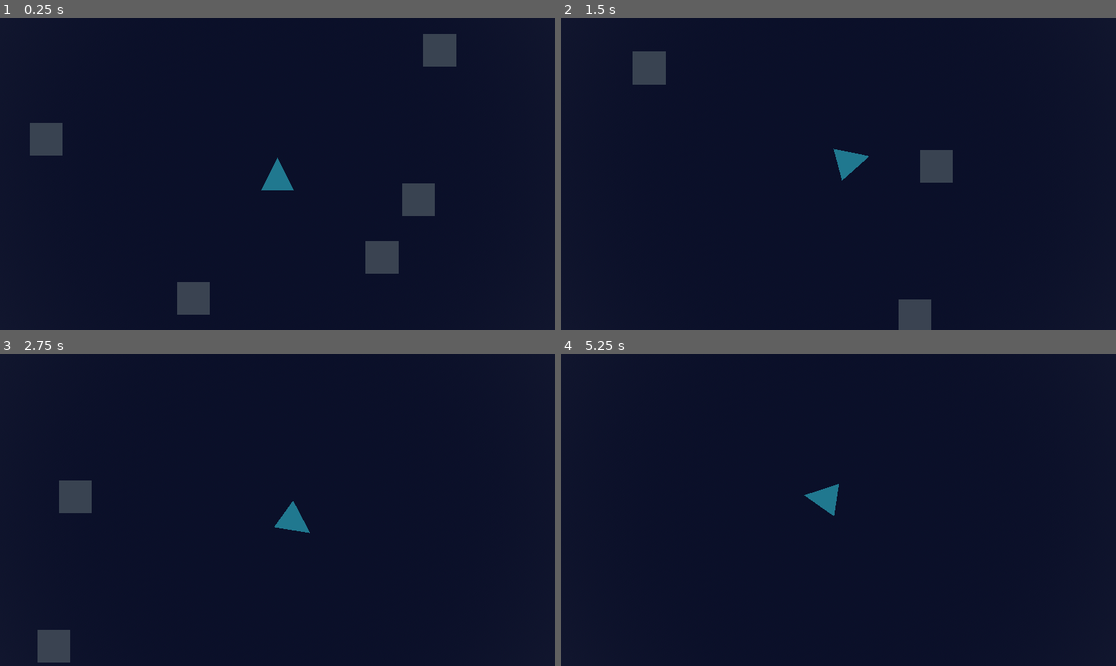
Above: before the commit, frames 1-4 (two rows, left to right).
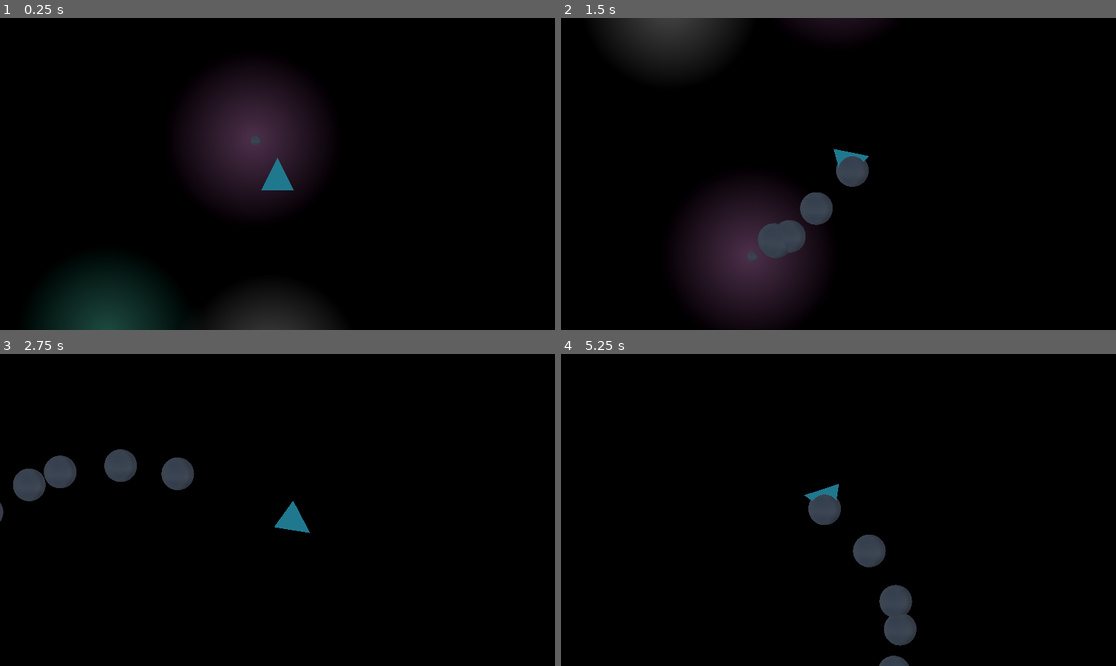
Above: after the commit, the same moments.

Repository: forklovee/SpaceJam2026
Game: Godot game, scene res://main.tscn
Same seed, same stepped clock (60 frames per second), same inputs: the game is played once before the commit and once after it. This scene is started directly instead of the project's main scene.
Inputs:
- Up to frame 1 (0.25 s): no input
- Up to frame 2 (1.5 s): tap Enter (ui_accept) at 0.5, 0.6, 0.77, 1.07, 1.35 s; hold D (Right) 0.53-1.28 s; hold S (Down) from 1.28 s (still down)
- Up to frame 3 (2.75 s): tap Enter (ui_accept) at 1.52, 1.82, 2.1 s; release S (Down) at 2.03 s; hold D (Right) from 2.03 s (still down)
- Up to frame 4 (5.25 s): release D (Right) at 2.78 s; hold W (Up) 2.78-3.53 s; tap Enter (ui_accept) at 2.85, 3.02, 3.32, 3.6, 3.77, 4.07, 4.35, 4.52, 4.82, 5.1 s; hold A (Left) 3.53-5.03 s; hold S (Down) from 5.03 s (still down)

The runs differ from the first frame. In frame 1, 91% of the frame differs, in the area x 0-100%, y 0-100%; in frame 2, 93%; in frame 3, 100%; in frame 4, 100%.

Commit message:
shoot
shoot

Diff:
--- /dev/null
+++ b/Ship/Gun/Bullet.tscn
@@ -0,0 +1,16 @@
+[gd_scene format=3 uid="uid://dr7hss4w17q6r"]
+
+[ext_resource type="Script" uid="uid://d13jij43ge31q" path="res://Ship/Gun/bullet.gd" id="1_hqplu"]
+
+[sub_resource type="SphereShape3D" id="SphereShape3D_hqplu"]
+
+[sub_resource type="SphereMesh" id="SphereMesh_7r6st"]
+
+[node name="Bullet" type="Area3D" unique_id=895270872]
+script = ExtResource("1_hqplu")
+
+[node name="CollisionShape3D" type="CollisionShape3D" parent="." unique_id=941067108]
+shape = SubResource("SphereShape3D_hqplu")
+
+[node name="MeshInstance3D" type="MeshInstance3D" parent="." unique_id=2146594858]
+mesh = SubResource("SphereMesh_7r6st")
--- /dev/null
+++ b/Ship/Gun/bullet.gd
@@ -0,0 +1,10 @@
+extends Area3D
+class_name Bullet3D
+
+
+var velocity:Vector3
+var is_allay=false
+
+
+func _process(delta: float) -> void:
+	self.global_position+=velocity*delta
--- a/Ship/PlayerShip/player_ship.tscn
+++ b/Ship/PlayerShip/player_ship.tscn
@@ -9,3 +9,6 @@
 
 [node name="MeshInstance3D" parent="." index="0" unique_id=1993636732]
 surface_material_override/0 = SubResource("StandardMaterial3D_4ff6c")
+
+[node name="Gun" parent="." index="2" unique_id=1331141947]
+contorl_by_player = true
--- a/Ship/base_ship.tscn
+++ b/Ship/base_ship.tscn
@@ -1,6 +1,8 @@
 [gd_scene format=3 uid="uid://idcyet8cqbav"]
 
 [ext_resource type="Script" uid="uid://cdg783r88enja" path="res://Ship/ship.gd" id="1_wo1jh"]
+[ext_resource type="Script" uid="uid://bty5ejl7c7k30" path="res://Ship/gun.gd" id="2_qsskr"]
+[ext_resource type="PackedScene" uid="uid://dr7hss4w17q6r" path="res://Ship/Gun/Bullet.tscn" id="3_bv82c"]
 
 [sub_resource type="PrismMesh" id="PrismMesh_qsskr"]
 size = Vector3(1, 1, 0.5)
@@ -8,6 +10,9 @@
 [sub_resource type="SphereShape3D" id="SphereShape3D_wo1jh"]
 
 [node name="Ship" type="RigidBody3D" unique_id=1651256213]
+axis_lock_linear_y = true
+axis_lock_angular_x = true
+axis_lock_angular_z = true
 linear_damp = 2.0
 angular_damp = 10.0
 script = ExtResource("1_wo1jh")
@@ -18,3 +23,8 @@
 
 [node name="CollisionShape3D" type="CollisionShape3D" parent="." unique_id=103843045]
 shape = SubResource("SphereShape3D_wo1jh")
+
+[node name="Gun" type="Node3D" parent="." unique_id=1331141947]
+transform = Transform3D(1, 0, 0, 0, 1, 0, 0, 0, 1, 0, 0, -0.5733783)
+script = ExtResource("2_qsskr")
+bullet = ExtResource("3_bv82c")
--- /dev/null
+++ b/Ship/gun.gd
@@ -0,0 +1,22 @@
+extends Node3D
+
+@export var bullet:PackedScene
+@export var bullet_speed:float=1.0
+var b:Bullet3D
+@export var contorl_by_player=false
+#func _ready() -> void:
+#	b=bullet.instantiate()
+
+func spawn():
+	b=bullet.instantiate()
+	Game.level.add_child(b)
+	b.global_position=self.global_position
+	b.velocity=(to_global(Vector3.FORWARD)-to_global(Vector3.ZERO))*bullet_speed
+
+func _process(delta: float) -> void:
+
+	if contorl_by_player:
+		#print("AAAAAAAAAaafff")
+		if Input.is_action_just_pressed("ui_accept"):
+			#print("AAAAAAAAAaa")
+			spawn()
--- a/main.gd
+++ b/main.gd
@@ -4,5 +4,6 @@
 @export var debug_level: PackedScene
 
 func _ready() -> void:
+	assert(debug_level!=null)
 	Game.open_level(debug_level)
 	Game.pc.spawn(Transform3D.IDENTITY, debug_player_ship)
--- a/main.tscn
+++ b/main.tscn
@@ -1,26 +1,8 @@
 [gd_scene format=3 uid="uid://bgpg2dxkc7nmu"]
 
 [ext_resource type="Script" uid="uid://7kdhutqx8guj" path="res://main.gd" id="1_ig7tw"]
-[ext_resource type="PackedScene" uid="uid://idcyet8cqbav" path="res://Ship/base_ship.tscn" id="2_0xm2m"]
-
-[sub_resource type="StandardMaterial3D" id="StandardMaterial3D_4ff6c"]
-albedo_color = Color(0.3372549, 1, 1, 1)
-
-[sub_resource type="PackedScene" id="PackedScene_h2yge"]
-_bundled = {
-"base_scene": 0,
-"conn_count": 0,
-"conns": PackedInt32Array(),
-"editable_instances": [],
-"id_paths": [PackedInt32Array()],
-"names": PackedStringArray("PlayerShip", "MeshInstance3D", "surface_material_override/0"),
-"node_count": 2,
-"node_ids": PackedInt32Array(1525440035, 1993636732),
-"node_paths": [NodePath(".")],
-"nodes": PackedInt32Array(-1, -1, 2147483647, 0, -1, 0, 0, 1073741824, -1, 2147483647, 262145, -1, 1, 2, 1, 0),
-"variants": [ExtResource("2_0xm2m"), SubResource("StandardMaterial3D_4ff6c")],
-"version": 3
-}
+[ext_resource type="PackedScene" uid="uid://ekk6qgvepctd" path="res://Ship/PlayerShip/player_ship.tscn" id="2_lquwl"]
+[ext_resource type="PackedScene" uid="uid://c446u8dav2dnv" path="res://space/new_packed_scene.tscn" id="3_h2yge"]
 
 [sub_resource type="ProceduralSkyMaterial" id="ProceduralSkyMaterial_0xm2m"]
 ground_bottom_color = Color(0.059710145, 0.076380156, 0.16532534, 1)
@@ -36,7 +18,8 @@
 
 [node name="Main" type="Node3D" unique_id=289798224]
 script = ExtResource("1_ig7tw")
-debug_player_ship = SubResource("PackedScene_h2yge")
+debug_player_ship = ExtResource("2_lquwl")
+debug_level = ExtResource("3_h2yge")
 
 [node name="WorldEnvironment" type="WorldEnvironment" parent="." unique_id=672368694]
 environment = SubResource("Environment_1bvp3")
--- /dev/null
+++ b/space/new_packed_scene.tscn
@@ -0,0 +1,146 @@
+[gd_scene format=3 uid="uid://c446u8dav2dnv"]
+
+[ext_resource type="Script" uid="uid://c0bq257vib83j" path="res://space/star.gd" id="1_jglls"]
+[ext_resource type="PackedScene" uid="uid://1qqcaerm06c7" path="res://space/cristal_2.tscn" id="2_e6b4q"]
+[ext_resource type="Script" uid="uid://dm1nvh7d4k27x" path="res://space/space_bg.gd" id="3_7a20f"]
+
+[sub_resource type="SphereMesh" id="SphereMesh_7dm0k"]
+
+[sub_resource type="Curve" id="Curve_0xm2m"]
+_data = [Vector2(0.2021605, 0.98771554), 0.0, 0.0, 0, 0, Vector2(0.52932096, 0.29978746), 0.0, 0.0, 0, 0, Vector2(0.8657407, 1), 0.0, 0.0, 0, 0]
+point_count = 3
+
+[sub_resource type="CurveTexture" id="CurveTexture_h2yge"]
+curve = SubResource("Curve_0xm2m")
+
+[sub_resource type="StandardMaterial3D" id="StandardMaterial3D_h2yge"]
+albedo_color = Color(0.25278595, 0.10047678, 0.013183145, 1)
+
+[sub_resource type="StandardMaterial3D" id="StandardMaterial3D_0xm2m"]
+shading_mode = 0
+albedo_color = Color(0.31398752, 0.70897424, 0.6122957, 1)
+
+[sub_resource type="PlaneMesh" id="PlaneMesh_ig7tw"]
+
+[sub_resource type="Shader" id="Shader_0xm2m"]
+code = "shader_type spatial;
+render_mode blend_mix, depth_draw_opaque, cull_back, diffuse_burley, specular_schlick_ggx, unshaded;
+
+uniform vec4 albedo : source_color;
+uniform float scale=100.0;
+uniform vec2 stars[12];
+uniform vec3 stars_color[12];
+void vertex() {
+}
+
+void fragment() {
+	vec2 pos = (UV-vec2(0.5,0.5))*scale*2.0;
+	ALBEDO = albedo.rgb;
+	for(int id=0;id<12;id++){
+		vec2 star=stars[id];
+		if(length(pos-star)<3.0){
+			float l=(3.0-length(pos-star))/10.0;
+			ALBEDO += l*stars_color[id];
+		}
+	}
+
+
+}
+"
+
+[sub_resource type="ShaderMaterial" id="ShaderMaterial_h2yge"]
+render_priority = 0
+shader = SubResource("Shader_0xm2m")
+shader_parameter/albedo = Color(0, 0, 0, 1)
+shader_parameter/scale = 100.0
+shader_parameter/stars = PackedVector2Array(-0.2955556, 5.8263283, -5.2654057, 4.834378, 3.3067617, -9.424968, -1.9044629, -9.04546, -0.651775, -1.0171165, 0, 0, 0, 0, 0, 0, 0, 0, 0, 0, 0, 0, 0, 0)
+shader_parameter/stars_color = PackedVector3Array(1, 1, 1, 0.41683245, 0.9999996, 0.86245996, 1, 0.63428277, 0.97245926, 1, 1, 1, 1, 0.63428277, 0.97245926, 0, 0, 0, 0, 0, 0, 0, 0, 0, 0, 0, 0, 0, 0, 0, 0, 0, 0, 0, 0, 0)
+
+[node name="Main" type="Node3D" unique_id=289798224]
+
+[node name="star5" type="MeshInstance3D" parent="." unique_id=752513250]
+transform = Transform3D(0.07329019, 0, -0.2909701, 0, 0.3, 0, 0.2909701, 0, 0.07329019, -0.651775, 0, -1.0171165)
+mesh = SubResource("SphereMesh_7dm0k")
+script = ExtResource("1_jglls")
+color = Color(1, 0.63428277, 0.97245926, 1)
+rad = 1.0
+freq_profile = SubResource("CurveTexture_h2yge")
+rot = 0.1
+
+[node name="star" type="MeshInstance3D" parent="star5" unique_id=1891473443]
+transform = Transform3D(-0.9953891, 0, 0.09814364, 0, 0.99999994, 0, -0.09814364, 0, -0.9953891, -23.94969, 0, -19.63712)
+mesh = SubResource("SphereMesh_7dm0k")
+script = ExtResource("1_jglls")
+color = Color(1, 0.63428277, 0.97245926, 1)
+rad = 1.0
+freq_profile = SubResource("CurveTexture_h2yge")
+rot = 2.5
+
+[node name="planet3" type="MeshInstance3D" parent="star5/star" unique_id=3176532]
+transform = Transform3D(-2.6060572, 0, -2.0785065, 0, 3.3333325, 0, 2.0785065, 0, -2.6060572, 1.2704945, 0, 2.4257987)
+mesh = SubResource("SphereMesh_7dm0k")
+surface_material_override/0 = SubResource("StandardMaterial3D_h2yge")
+
+[node name="cristal2" parent="star5/star/planet3" unique_id=740578654 instance=ExtResource("2_e6b4q")]
+transform = Transform3D(0.3, 0, 0, 0, 0.3, 0, 0, 0, 0.3, -0.66134787, -0.0074821115, -0.20147157)
+
+[node name="star2" type="MeshInstance3D" parent="star5" unique_id=1066390521]
+transform = Transform3D(-0.3673054, 0, -0.9300919, 0, 0.99999994, 0, 0.9300919, 0, -0.3673054, 15.154943, 0, 19.673292)
+mesh = SubResource("SphereMesh_7dm0k")
+surface_material_override/0 = SubResource("StandardMaterial3D_0xm2m")
+script = ExtResource("1_jglls")
+color = Color(0.41683245, 0.9999996, 0.86245996, 1)
+rot = 1.0
+
+[node name="planet2" type="MeshInstance3D" parent="star5/star2" unique_id=721897847]
+transform = Transform3D(3.333333, 0, 0, 0, 3.333333, 0, 0, 0, 3.333333, -2.2791185, 0, -4.92052)
+mesh = SubResource("SphereMesh_7dm0k")
+surface_material_override/0 = SubResource("StandardMaterial3D_h2yge")
+
+[node name="cristal" parent="star5/star2/planet2" unique_id=1545926833 instance=ExtResource("2_e6b4q")]
+transform = Transform3D(0.3, 0, 0, 0, 0.29999995, 0, 0, 0, 0.3, -0.66134715, -0.007482111, -0.20147228)
+
+[node name="star3" type="MeshInstance3D" parent="star5" unique_id=1862060780]
+transform = Transform3D(0.033869796, 0, 0.99901557, 0, 0.9999998, 0, -0.99901557, 0, 0.033869796, 22.406221, 0, 4.4194813)
+mesh = SubResource("SphereMesh_7dm0k")
+script = ExtResource("1_jglls")
+color = Color(1, 1, 1, 1)
+rot = -0.5
+
+[node name="planet2" type="MeshInstance3D" parent="star5/star3" unique_id=1853410261]
+transform = Transform3D(2.95006, 0, 1.552099, 0, 3.3333328, 0, -1.552099, 0, 2.95006, 4.729884, 0, 0.6264181)
+mesh = SubResource("SphereMesh_7dm0k")
+surface_material_override/0 = SubResource("StandardMaterial3D_h2yge")
+
+[node name="cristal2" parent="star5/star3/planet2" unique_id=1833451319 instance=ExtResource("2_e6b4q")]
+transform = Transform3D(0.09, 0, 2.3283064e-10, 0, 0.09, 0, -2.3283064e-10, 0, 0.09, 0.60777736, -0.007482111, 4.7683716e-07)
+
+[node name="star4" type="MeshInstance3D" parent="star5" unique_id=765289077]
+transform = Transform3D(0.014255054, 0, -0.9998896, 0, 0.99999994, 0, 0.9998896, 0, 0.014255054, -26.965248, 0, -2.4868546)
+mesh = SubResource("SphereMesh_7dm0k")
+script = ExtResource("1_jglls")
+color = Color(1, 1, 1, 1)
+rot = -1.0
+
+[node name="planet" type="MeshInstance3D" parent="star5/star4" unique_id=548929316]
+transform = Transform3D(3.333333, 0, 0, 0, 3.333333, 0, 0, 0, 3.333333, 7.889954, 0, -1.3240018)
+mesh = SubResource("SphereMesh_7dm0k")
+surface_material_override/0 = SubResource("StandardMaterial3D_h2yge")
+
+[node name="cristal2" parent="star5/star4/planet" unique_id=1552353343 instance=ExtResource("2_e6b4q")]
+transform = Transform3D(0.09, 0, 3.7252903e-09, 0, 0.09000001, 0, -3.7252903e-09, 0, 0.09, 0.6077776, -0.007482112, -9.536743e-07)
+
+[node name="planet2" type="MeshInstance3D" parent="star5/star4" unique_id=1712991058]
+transform = Transform3D(-0.97782123, 0, 3.1866837, 0, 3.3333328, 0, -3.1866837, 0, -0.97782123, 1.2412391, 0, 7.575736)
+mesh = SubResource("SphereMesh_7dm0k")
+surface_material_override/0 = SubResource("StandardMaterial3D_h2yge")
+
+[node name="cristal2" parent="star5/star4/planet2" unique_id=2111473997 instance=ExtResource("2_e6b4q")]
+transform = Transform3D(0.09, 0, -9.313226e-10, 0, 0.09000001, 0, 9.313226e-10, 0, 0.09, 0.6077776, -0.0074821115, -2.3841858e-07)
+
+[node name="Space_BG" type="MeshInstance3D" parent="." unique_id=1451238334 node_paths=PackedStringArray("input_stars")]
+transform = Transform3D(100, 0, 0, 0, 100, 0, 0, 0, 100, -0.08535671, 0.0060663223, -0.04908967)
+mesh = SubResource("PlaneMesh_ig7tw")
+surface_material_override/0 = SubResource("ShaderMaterial_h2yge")
+script = ExtResource("3_7a20f")
+input_stars = [NodePath("../star5/star3"), NodePath("../star5/star2"), NodePath("../star5/star"), NodePath("../star5/star4"), NodePath("../star5")]
Not shown, added: Ship/Gun/bullet.gd.uid
Not shown, added: Ship/gun.gd.uid
Renamed: space/main.tscn -> space/space.tscn
